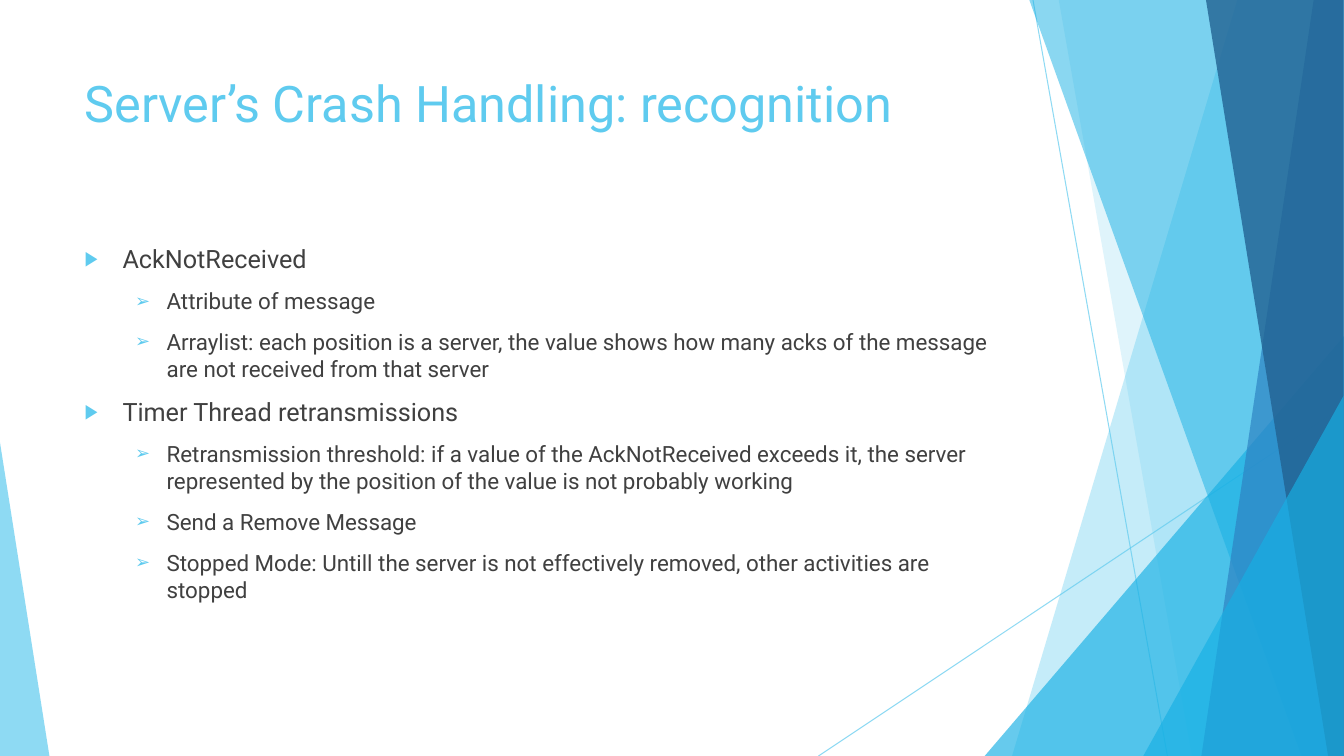
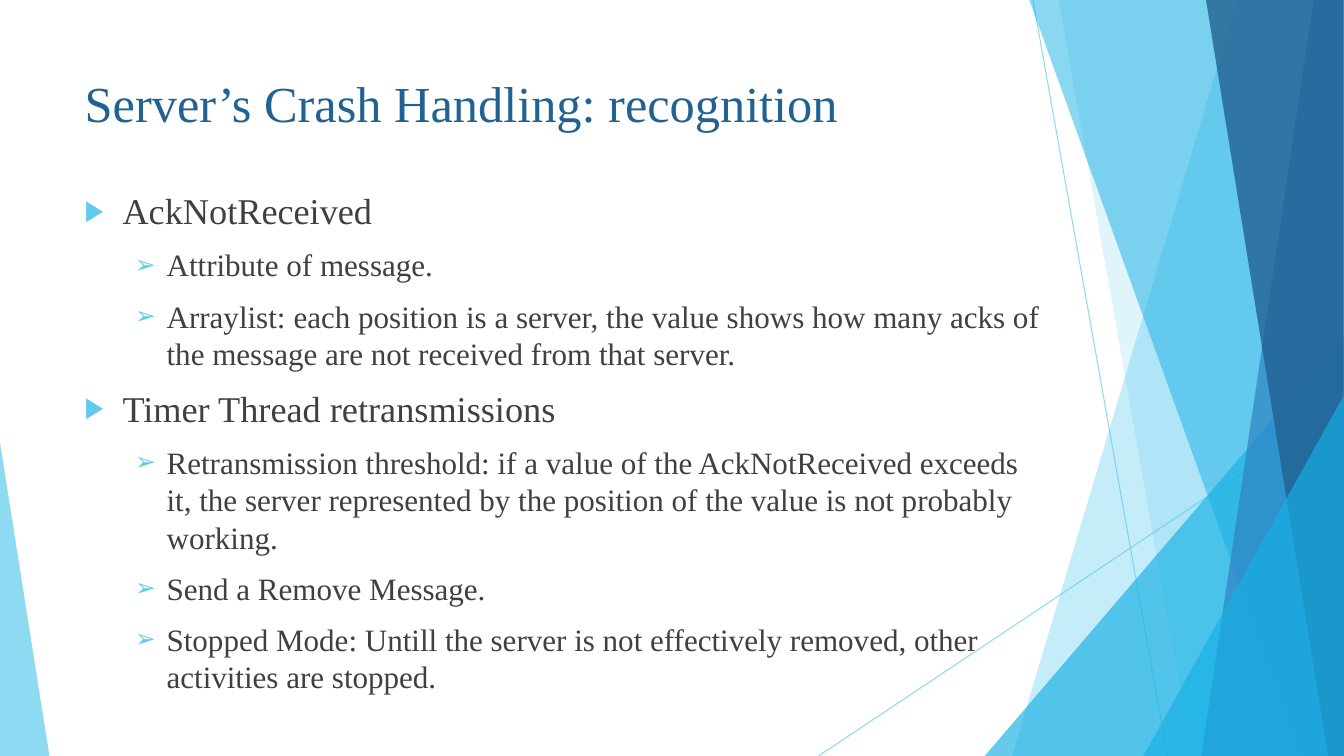
Before and after one commit to Trik17/DistSysPST, a slide deck: slide 7 of SlidesPresentation.pptx. Drawn at 1344x756 pixels with LibreOffice and Linux fonts; fonts in the diff are those of the drawing. Boxes give left, top, right and bottom in pixels: in the first picture for what was removed or moved away, otherwise in the second. Text is boxed around its words. In the diff, an @@ line names an element or a change of style, - is before the commit and + after.

```diff
--- a/SlidesPresentation.pptx
+++ b/SlidesPresentation.pptx
@@ title "Server’s Crash Handling: recognition" at [85,87,837,133]: font Roboto to Times New Roman, text colour #5FCBEF to #226292 @@
@@ text "AckNotReceived": place and size @@
-text "AckNotReceived" at [123,249,987,603]
+text "AckNotReceived" at [123,199,1039,694]
@@ text at [123,199,556,423]: size 18 to 25.9 pt, font Roboto to Times New Roman in "AckNotReceived", "Timer Thread retransmissions" @@
@@ text at [167,254,1039,371]: text changed; size 16 to 22.2 pt; font Roboto to Times New Roman @@
-  ➢ Attribute of message
-  ➢ Arraylist: each position is a server, the value shows how many acks of the message are not received from that server
+  ➢ Attribute of message.
+  ➢ Arraylist: each position is a server, the value shows how many acks of the message are not received from that server.
@@ text at [167,452,1018,694]: text changed; size 16 to 22.2 pt; font Roboto to Times New Roman @@
-  ➢ Retransmission threshold: if a value of the AckNotReceived exceeds it, the server represented by the position of the value is not probably working
-  ➢ Send a Remove Message
-  ➢ Stopped Mode: Untill the server is not effectively removed, other activities are stopped
+  ➢ Retransmission threshold: if a value of the AckNotReceived exceeds it, the server represented by the position of the value is not probably working.
+  ➢ Send a Remove Message.
+  ➢ Stopped Mode: Untill the server is not effectively removed, other activities are stopped.
```
Also in this commit, not shown: 5 other slides changed, 4 slides added, 1 other file.
